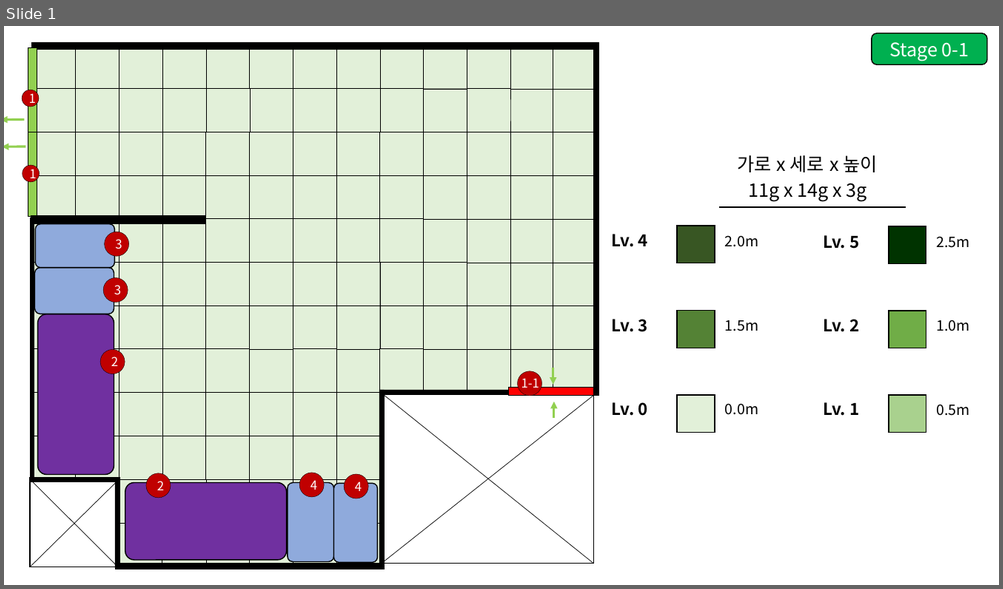
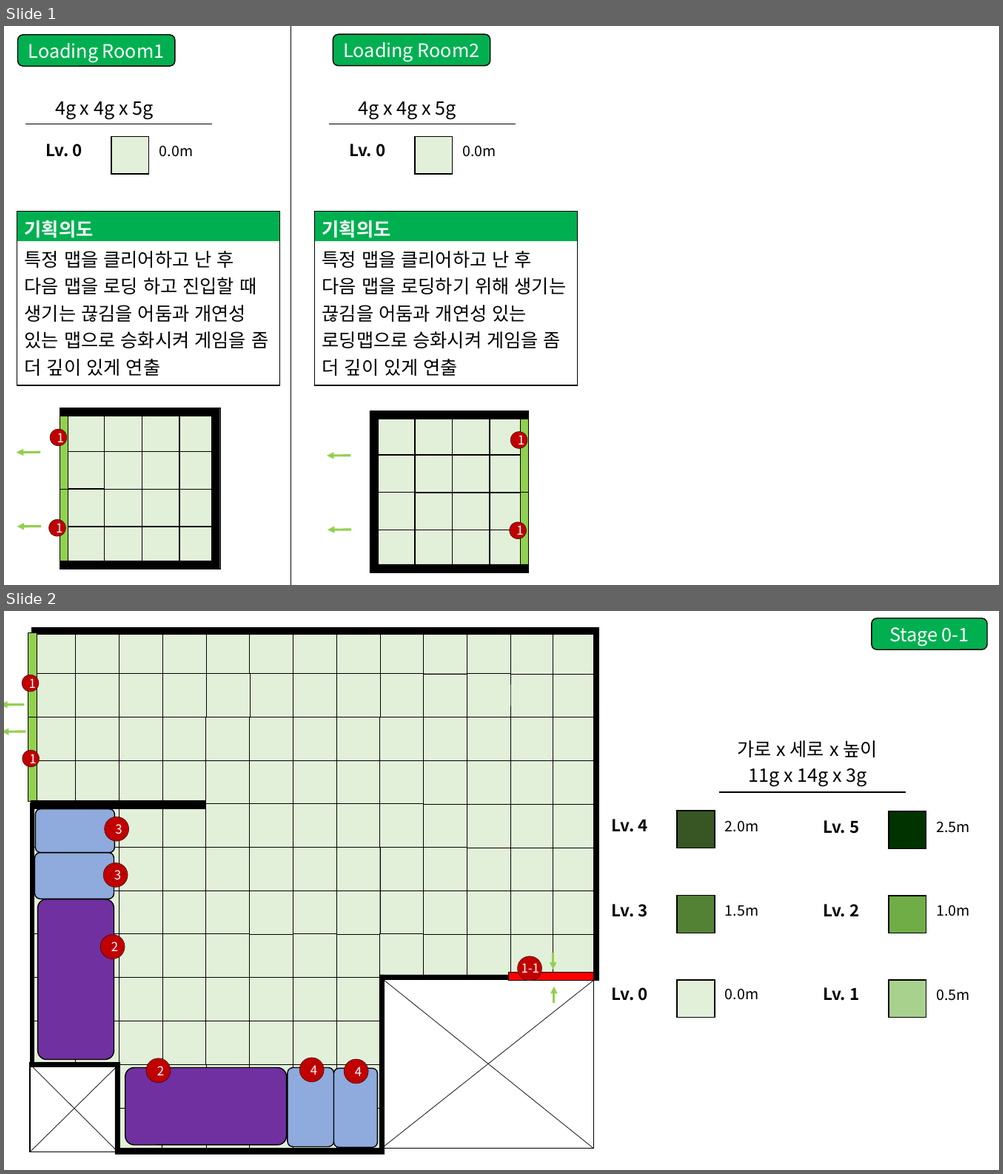
Before and after one commit to GGMGangsterHamster/GangsterHamster, a slide deck: Documents/Aphelios_LevelDesign.pptx. Shown one above the other, each under a label of ours: slide 1 before the commit, slides 1 and 2 after it. The pictures are 1003x589 and 1003x1174 pixels, drawn with LibreOffice and Linux fonts; fonts in the diff are those of the drawing. Boxes give left, top, right and bottom in pixels: in the first picture for what was removed or moved away, otherwise in the second. Text is boxed around its words. In the diff, an @@ line names an element or a change of style, - is before the commit and + after.

```diff
--- a/Documents/Aphelios_LevelDesign.pptx
+++ b/Documents/Aphelios_LevelDesign.pptx
@@ slide 1 added at <box>4,26,999,585</box>, background #FFFFFF @@
@@ rounded rectangle added at <box>17,35,175,66</box>, fill #00B050, outline #000000 1 pt, 18 pt, text #FFFFFF @@
+Loading Room1
@@ line added from (290, 26) to (290, 585), #000000 1 pt @@
@@ rounded rectangle added at <box>333,34,490,65</box>, fill #00B050, outline #000000 1 pt, 18 pt, text #FFFFFF @@
+Loading Room2
@@ group added at <box>25,101,212,174</box>: 3 texts, 1 line, 1 rectangle @@
+0.0m
+Lv. 0
+4g x 4g x 5g
@@ group added at <box>329,101,515,174</box>: 3 texts, 1 line, 1 rectangle @@
+0.0m
+Lv. 0
+4g x 4g x 5g
@@ table added at <box>17,212,280,386</box>, 2 rows, 1 columns @@
+기획의도
+특정 맵을 클리어하고 난 후 다음 맵을 로딩 하고 진입할 때 생기는 끊김을 어둠과 개연성 있는 맵으로 승화시켜 게임을 좀 더 깊이 있게 연출
@@ table added at <box>314,212,577,386</box>, 2 rows, 1 columns @@
+기획의도
+특정 맵을 클리어하고 난 후 다음 맵을 로딩하기 위해 생기는 끊김을 어둠과 개연성 있는 로딩맵으로 승화시켜 게임을 좀 더 깊이 있게 연출
@@ group added at <box>17,408,219,570</box>: 21 rectangles, 2 arrows, 2 ellipses @@
+1
+1
@@ rectangle added at <box>370,411,378,573</box>, fill #000000, outline #000000 0.25 pt @@
@@ rectangle added at <box>370,412,528,420</box>, fill #000000, outline #000000 0.25 pt @@
@@ rectangle added at <box>377,417,415,455</box>, fill #E2F0D9, outline #000000 1 pt @@
@@ arrow added from (351, 456) to (327, 456), #92D050 2.25 pt @@
@@ rectangle added at <box>377,456,415,493</box>, fill #E2F0D9, outline #000000 1 pt @@
@@ rectangle added at <box>377,493,415,531</box>, fill #E2F0D9, outline #000000 1 pt @@
@@ arrow added from (351, 531) to (327, 531), #92D050 2.25 pt @@
@@ rectangle added at <box>377,531,415,568</box>, fill #E2F0D9, outline #000000 1 pt @@
@@ group added at <box>415,417,452,568</box>: 4 rectangles @@
@@ group added at <box>452,417,489,568</box>: 4 rectangles @@
@@ group added at <box>489,417,527,568</box>: 4 rectangles @@
@@ group added at <box>509,414,529,571</box>: 2 rectangles, 2 ellipses @@
+1
+1
@@ rectangle added at <box>370,564,528,573</box>, fill #000000, outline #000000 0.25 pt @@
@@ what was slide 1 is now slide 2 @@
```
Also in this commit, not shown: 1 slide changed, 1 other file.
